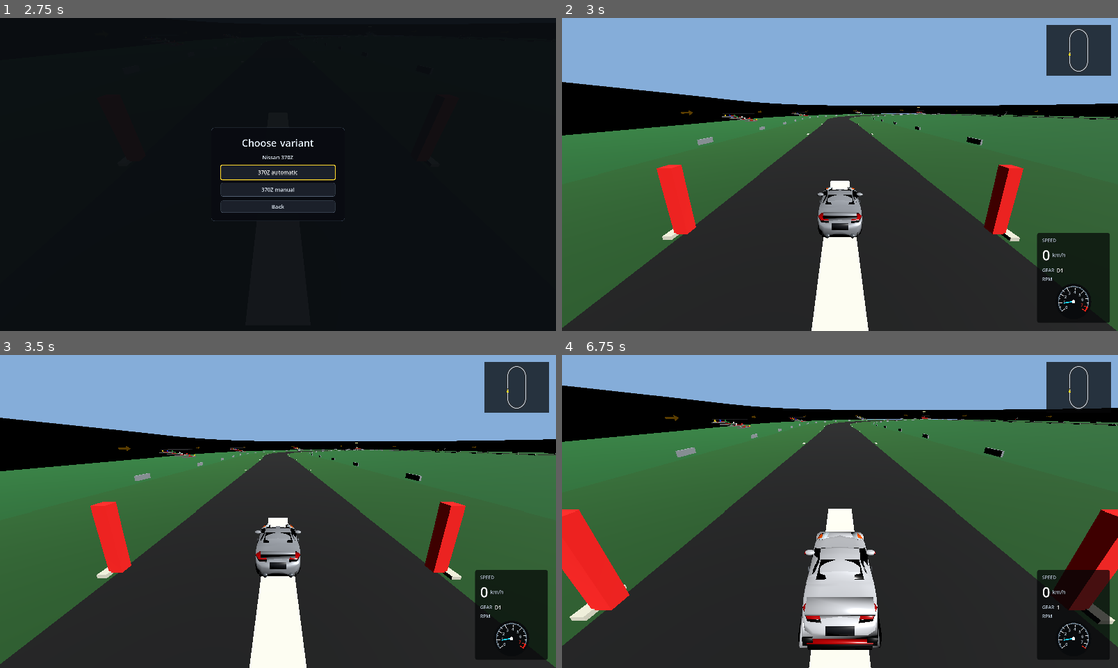
Above: before the commit, frames 1-4 (two rows, left to right).
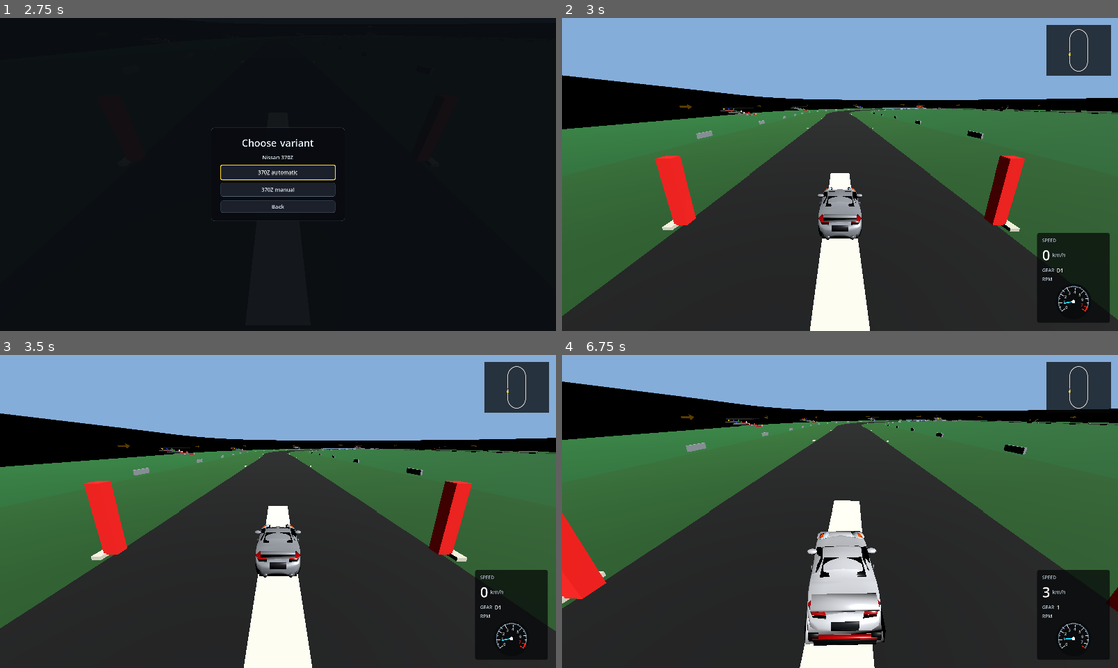
Above: after the commit, the same moments.

Repository: Dziuras98/car-game
Game: Godot game, scene res://scenes/startup.tscn
Two runs of this game, one before a commit and one after it. Both use one fixed random seed, a clock stepped at 60 frames per second and the inputs below.
Inputs:
- Up to frame 1 (2.75 s): click "Free drive" at 0.5 s; click "Simple oval" at 1.25 s; click "Nissan 370Z" at 2 s
- Up to frame 2 (3 s): click "370Z automatic" at 2.75 s
- Up to frame 3 (3.5 s): no input
- Up to frame 4 (6.75 s): tap Enter at 3.5 s; hold Right (steer-right) 3.53-4.28 s; tap C (camera-back) at 3.6, 5.1, 6.6 s; hold Down (brake) 4.28-5.03 s; tap T (switch-car) at 4.35, 5.85 s; tap R (reset-car) at 5 s; hold Right (steer-right) 5.03-5.78 s; hold Up (accelerate) 5.78-6.53 s; hold Left (steer-left) from 6.53 s (still down)

Frame 1 is identical in both runs. In frame 2, 8.0% of the frame differs, in the area x 0-100%, y 18-100%; in frame 3, 7.8%; in frame 4, 12%, in the area x 0-100%, y 8-100%.
Error before the commit: Parse Error: Too few arguments for "get_probe_local_positions()" call. Expected at least 4 but received 3. (res://scripts/car/car_chassis_controller.gd:18)

Commit message:
Use per-axle track and tire parameters

Diff:
--- a/scripts/car/car_chassis_controller.gd
+++ b/scripts/car/car_chassis_controller.gd
@@ -2,6 +2,8 @@
 class_name CarChassisController
 
 const PROBE_END_MARGIN: float = 0.05
+const REFERENCE_FRONT_TIRE_WIDTH_M: float = 0.225
+const REFERENCE_REAR_TIRE_WIDTH_M: float = 0.245
 
 var _tire_model: TireModel = TireModel.new()
 var _vehicle_motion_model: VehicleMotionModel = VehicleMotionModel.new()
@@ -17,7 +19,8 @@
 	_config.sanitize()
 	_probe_local_positions = _ground_contact_model.get_probe_local_positions(
 		_config.wheel_base,
-		_config.axle_track_width,
+		_config.front_axle_track_width,
+		_config.rear_axle_track_width,
 		_config.suspension_probe_height
 	)
 	_excluded_car_rid = RID()
@@ -31,12 +34,7 @@
 	state.ground_normal = Vector3.UP
 	state.surface_grip_multiplier = 1.0
 	state.suspension_acceleration = 0.0
-	if (
-		_config == null
-		or _probe_local_positions.is_empty()
-		or not car.is_inside_tree()
-		or car.get_world_3d() == null
-	):
+	if _config == null or _probe_local_positions.is_empty() or not car.is_inside_tree() or car.get_world_3d() == null:
 		return
 
 	var car_rid: RID = car.get_rid()
@@ -46,11 +44,7 @@
 	_ray_query.collision_mask = _config.ground_probe_collision_mask
 
 	var ray_direction: Vector3 = -car.global_transform.basis.y.normalized()
-	var maximum_probe_length: float = (
-		_config.suspension_rest_length
-		+ _config.suspension_travel
-		+ PROBE_END_MARGIN
-	)
+	var maximum_probe_length: float = _config.suspension_rest_length + _config.suspension_travel + PROBE_END_MARGIN
 	var contact_count: int = 0
 	var normal_sum: Vector3 = Vector3.ZERO
 	var grip_sum: float = 0.0
@@ -65,7 +59,6 @@
 		var hit: Dictionary = direct_space_state.intersect_ray(_ray_query)
 		if hit.is_empty():
 			continue
-
 		var surface: TrackSurfaceBody = hit.get("collider") as TrackSurfaceBody
 		if surface == null:
 			continue
@@ -97,19 +90,13 @@
 	state.suspension_acceleration = support_acceleration
 
 
-func update_tire_dynamics(
-	state: CarRuntimeState,
-	steering: float,
-	handbrake_active: bool,
-	delta: float
-) -> void:
+func update_tire_dynamics(state: CarRuntimeState, steering: float, handbrake_active: bool, delta: float) -> void:
 	if state.ground_contact_count <= 0:
 		state.tire_slip_intensity = 0.0
 		return
-
 	state.lateral_speed = _tire_model.recover_lateral_speed(
 		state.lateral_speed,
-		_config.lateral_grip,
+		_get_effective_lateral_grip(),
 		_config.handbrake_lateral_grip_multiplier,
 		handbrake_active,
 		delta,
@@ -126,26 +113,12 @@
 	)
 
 
-func update_skid_marks(
-	state: CarRuntimeState,
-	car: CharacterBody3D,
-	skid_mark_emitter: SkidMarkEmitter,
-	delta: float
-) -> void:
+func update_skid_marks(state: CarRuntimeState, car: CharacterBody3D, skid_mark_emitter: SkidMarkEmitter, delta: float) -> void:
 	if skid_mark_emitter != null:
 		skid_mark_emitter.update(delta, state.tire_slip_intensity, car.global_transform)
 
 
-# Convenience entrypoint for focused chassis tests. Production physics samples contact
-# once before its bounded substep loop and calls update_tire_dynamics() per substep.
-func update_tires(
-	state: CarRuntimeState,
-	steering: float,
-	handbrake_active: bool,
-	car: CharacterBody3D,
-	skid_mark_emitter: SkidMarkEmitter,
-	delta: float
-) -> void:
+func update_tires(state: CarRuntimeState, steering: float, handbrake_active: bool, car: CharacterBody3D, skid_mark_emitter: SkidMarkEmitter, delta: float) -> void:
 	sample_ground_contact(state, car)
 	update_tire_dynamics(state, steering, handbrake_active, delta)
 	update_skid_marks(state, car, skid_mark_emitter, delta)
@@ -158,15 +131,14 @@
 	var absolute_forward_speed: float = absf(state.forward_speed)
 	if absf(steering_amount) < 0.01 or absolute_forward_speed < 0.35:
 		return
-
 	var horizontal_velocity: Vector3 = get_horizontal_velocity_vector(state, car.global_transform)
 	var speed_ratio: float = clampf(absolute_forward_speed / maxf(_config.max_forward_speed, 0.1), 0.0, 1.0)
 	var high_speed_steering_limit: float = lerpf(1.0, 0.42, _smoothstep(speed_ratio))
 	var steer_angle: float = deg_to_rad(_config.max_steering_angle_degrees) * steering_amount * high_speed_steering_limit
 	var grip_factor: float = lerpf(1.0, 0.38, state.tire_slip_intensity)
-	var yaw_rate: float = tan(steer_angle) * state.forward_speed / maxf(_config.wheel_base, 0.1) * grip_factor
+	var axle_balance: float = _get_front_axle_yaw_factor()
+	var yaw_rate: float = tan(steer_angle) * state.forward_speed / maxf(_config.wheel_base, 0.1) * grip_factor * axle_balance
 	yaw_rate = clampf(yaw_rate, -_config.steering_speed, _config.steering_speed)
-
 	car.rotate_y(-yaw_rate * delta)
 	set_local_speeds_from_horizontal_velocity(state, car.global_transform, horizontal_velocity)
 
@@ -175,7 +147,6 @@
 	var horizontal_velocity: Vector3 = get_horizontal_velocity_vector(state, car.global_transform)
 	car.velocity.x = horizontal_velocity.x
 	car.velocity.z = horizontal_velocity.z
-
 	var remaining_delta: float = clampf(delta, 0.0, CarPowertrainController.MAX_FRAME_DELTA)
 	while remaining_delta > 0.000001:
 		var step: float = minf(remaining_delta, CarPowertrainController.MAX_SIMULATION_SUBSTEP)
@@ -185,32 +156,34 @@
 		elif car.is_on_floor():
 			car.velocity.y = minf(car.velocity.y, -_config.floor_stick_force)
 		remaining_delta -= step
-
 	car.move_and_slide()
-
 	var resolved_horizontal_velocity: Vector3 = Vector3(car.velocity.x, 0.0, car.velocity.z)
 	set_local_speeds_from_horizontal_velocity(state, car.global_transform, resolved_horizontal_velocity)
 
 
 func get_horizontal_velocity_vector(state: CarRuntimeState, car_transform: Transform3D) -> Vector3:
-	return _vehicle_motion_model.get_horizontal_velocity_vector(
-		car_transform,
-		state.forward_speed,
-		state.lateral_speed
-	)
-
-
-func set_local_speeds_from_horizontal_velocity(
-	state: CarRuntimeState,
-	car_transform: Transform3D,
-	horizontal_velocity: Vector3
-) -> void:
-	var local_speeds: Vector2 = _vehicle_motion_model.get_local_speeds_from_horizontal_velocity(
-		car_transform,
-		horizontal_velocity
-	)
+	return _vehicle_motion_model.get_horizontal_velocity_vector(car_transform, state.forward_speed, state.lateral_speed)
+
+
+func set_local_speeds_from_horizontal_velocity(state: CarRuntimeState, car_transform: Transform3D, horizontal_velocity: Vector3) -> void:
+	var local_speeds: Vector2 = _vehicle_motion_model.get_local_speeds_from_horizontal_velocity(car_transform, horizontal_velocity)
 	state.forward_speed = local_speeds.x
 	state.lateral_speed = local_speeds.y
+
+
+func _get_effective_lateral_grip() -> float:
+	var front_width_factor: float = sqrt(_config.front_tire_width_m / REFERENCE_FRONT_TIRE_WIDTH_M)
+	var rear_width_factor: float = sqrt(_config.rear_tire_width_m / REFERENCE_REAR_TIRE_WIDTH_M)
+	var front_effective: float = _config.front_lateral_grip * front_width_factor
+	var rear_effective: float = _config.rear_lateral_grip * rear_width_factor
+	return maxf((front_effective + rear_effective) * 0.5, 0.01)
+
+
+func _get_front_axle_yaw_factor() -> float:
+	var front_effective: float = _config.front_lateral_grip * sqrt(_config.front_tire_width_m / REFERENCE_FRONT_TIRE_WIDTH_M)
+	var rear_effective: float = _config.rear_lateral_grip * sqrt(_config.rear_tire_width_m / REFERENCE_REAR_TIRE_WIDTH_M)
+	var total: float = maxf(front_effective + rear_effective, 0.01)
+	return clampf(front_effective / total * 2.0, 0.72, 1.18)
 
 
 func _smoothstep(value: float) -> float:
@@ -223,11 +196,9 @@
 	var lateral_slip_ratio: float = absf(state.lateral_speed) / maxf(_config.slip_speed_threshold, 0.1)
 	if lateral_slip_ratio < _config.slip_steering_lock_threshold:
 		return steering_amount
-
 	var slip_direction: float = signf(state.lateral_speed)
 	if signf(steering_amount) != slip_direction:
 		return steering_amount
-
 	var lock_range: float = maxf(1.0 - _config.slip_steering_lock_threshold, 0.01)
 	var lock_amount: float = clampf((lateral_slip_ratio - _config.slip_steering_lock_threshold) / lock_range, 0.0, 1.0)
 	var same_direction_multiplier: float = clampf(_config.slip_steering_same_direction_multiplier, 0.0, 1.0)
